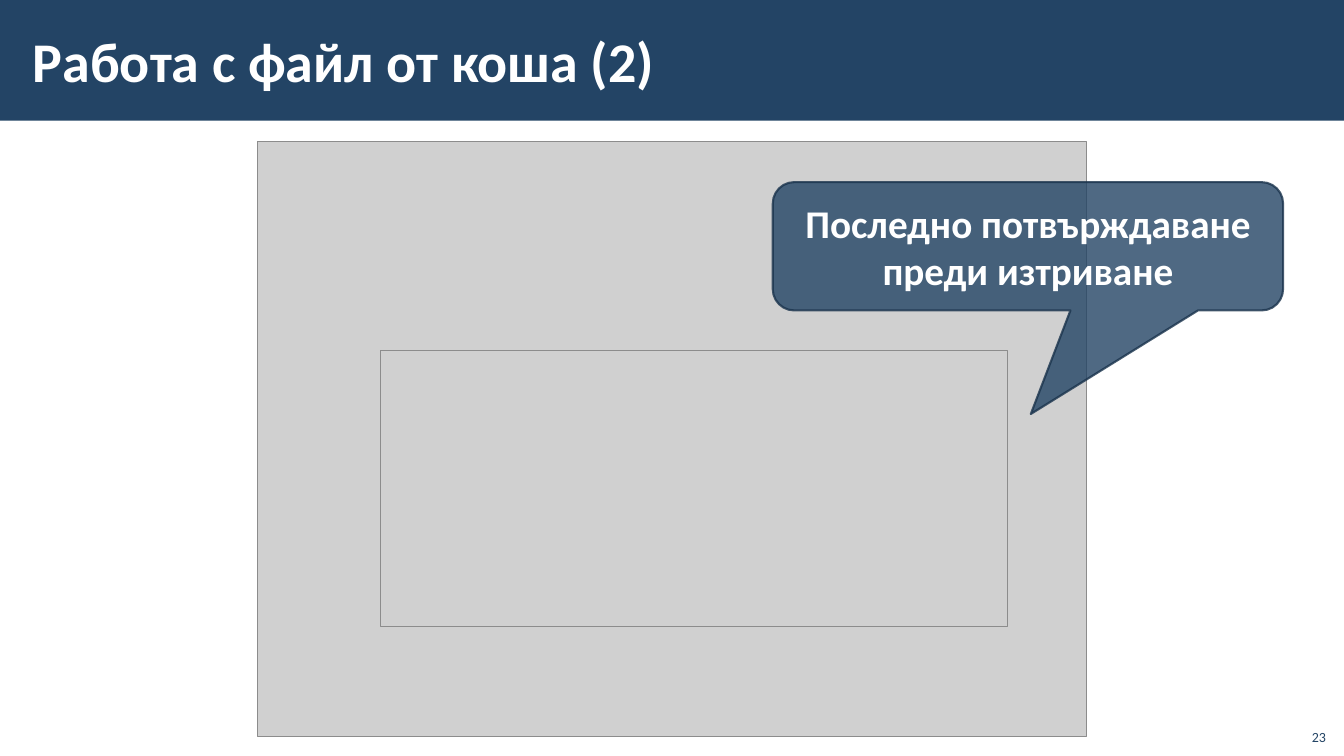
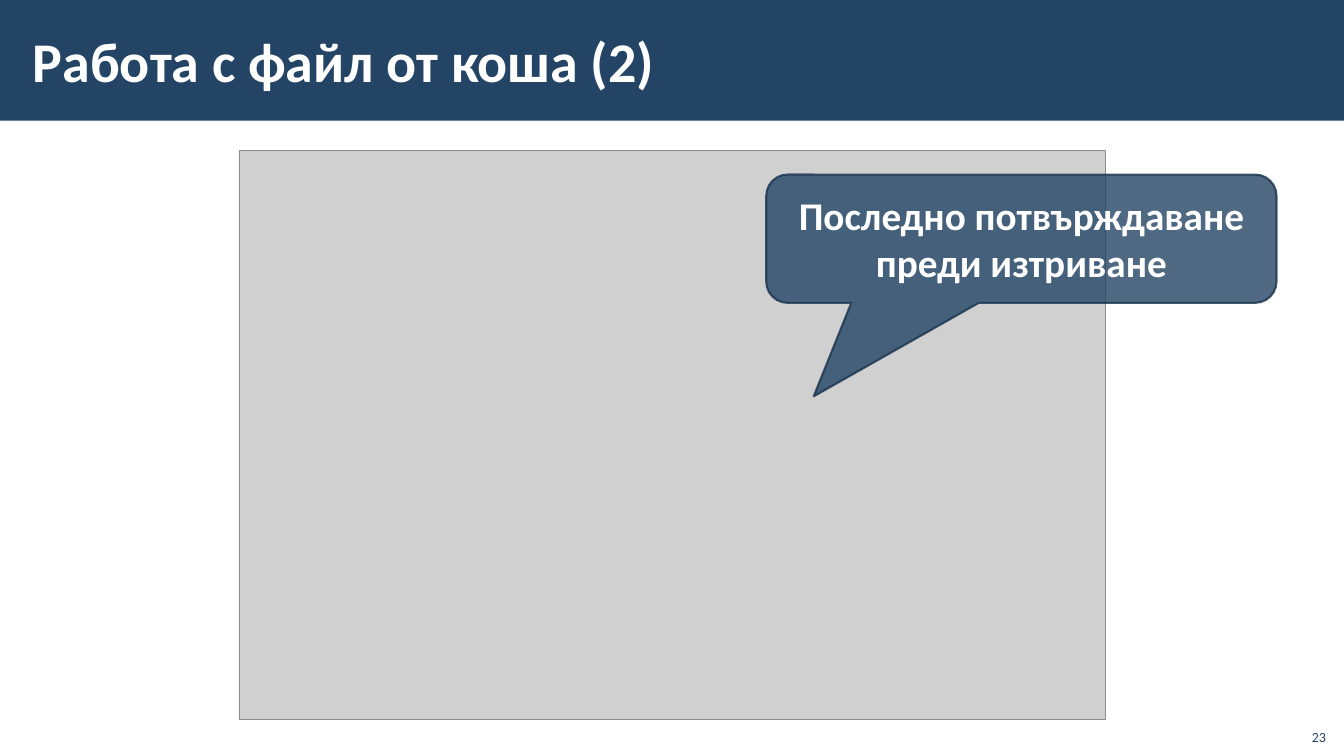
Before and after one commit to BG-IT-Edu/School-Programming, a slide deck: slide 23 of Courses/Computer-Modeling-and-IT/Computer-Modeling-and-IT-5-Class/04-File-System/04-File-System.pptx. Drawn at 1344x756 pixels with LibreOffice and Linux fonts; fonts in the diff are those of the drawing; grey boxes stand for pictures; background and template pictures are left out. Boxes give left, top, right and bottom in pixels: in the first picture for what was removed or moved away, otherwise in the second. Text is boxed around its words. In the diff, an @@ line names an element or a change of style, - is before the commit and + after.

```diff
--- a/Courses/Computer-Modeling-and-IT/Computer-Modeling-and-IT-5-Class/04-File-System/04-File-System.pptx
+++ b/Courses/Computer-Modeling-and-IT/Computer-Modeling-and-IT-5-Class/04-File-System/04-File-System.pptx
@@ picture: place and size @@
-picture at [258,142,1087,737]
+picture at [239,150,1106,720]
@@ rounded speech box "Последно потвърждаване преди изтриване": place and size @@
-rounded speech box "Последно потвърждаване преди изтриване" at [773,182,1284,311]
+rounded speech box "Последно потвърждаване преди изтриване" at [766,174,1276,302]
@@ rounded speech box "Последно потвърждаване преди изтриване" at [766,174,1276,302]: proportions changed @@
@@ picture removed at [381,351,1008,627] @@
```
Also in this commit, not shown: 17 other slides changed.
